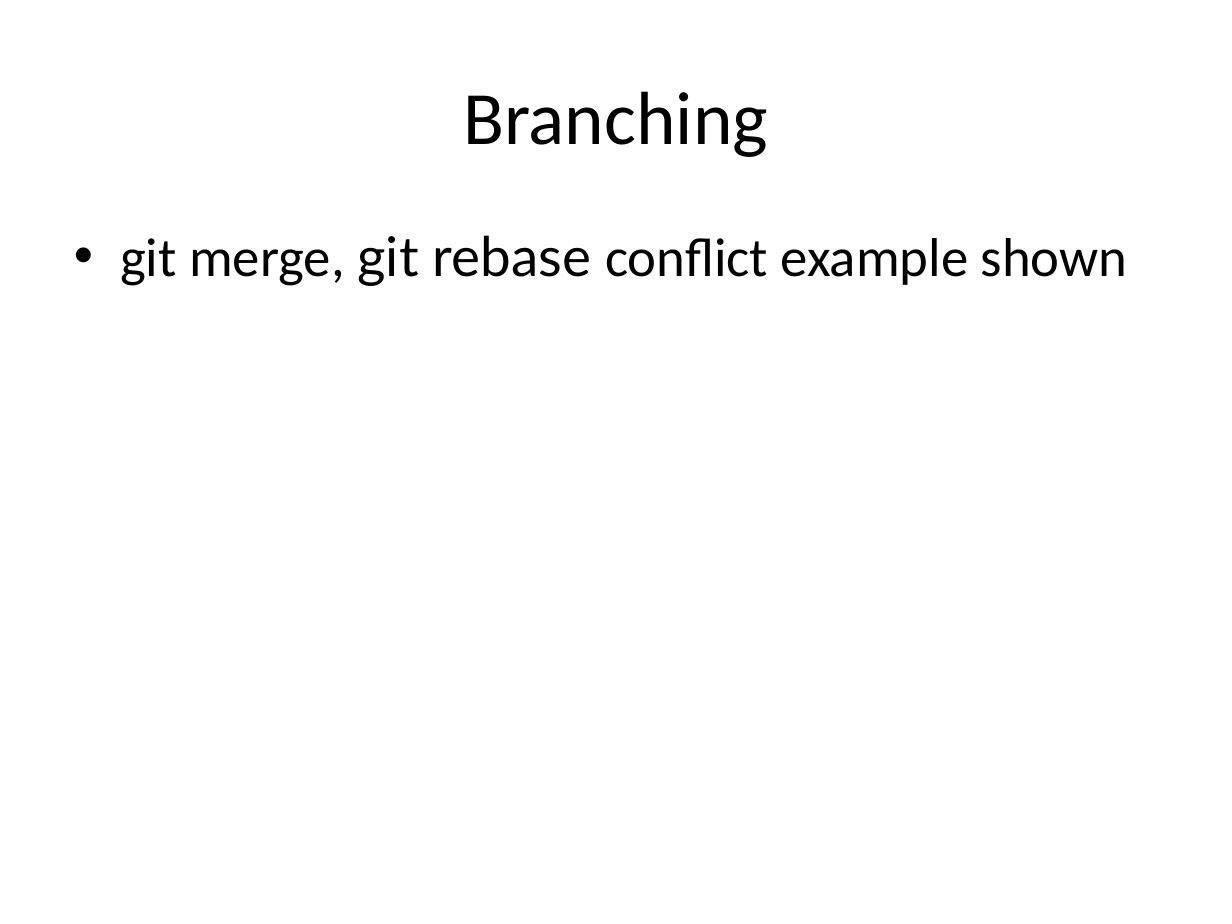
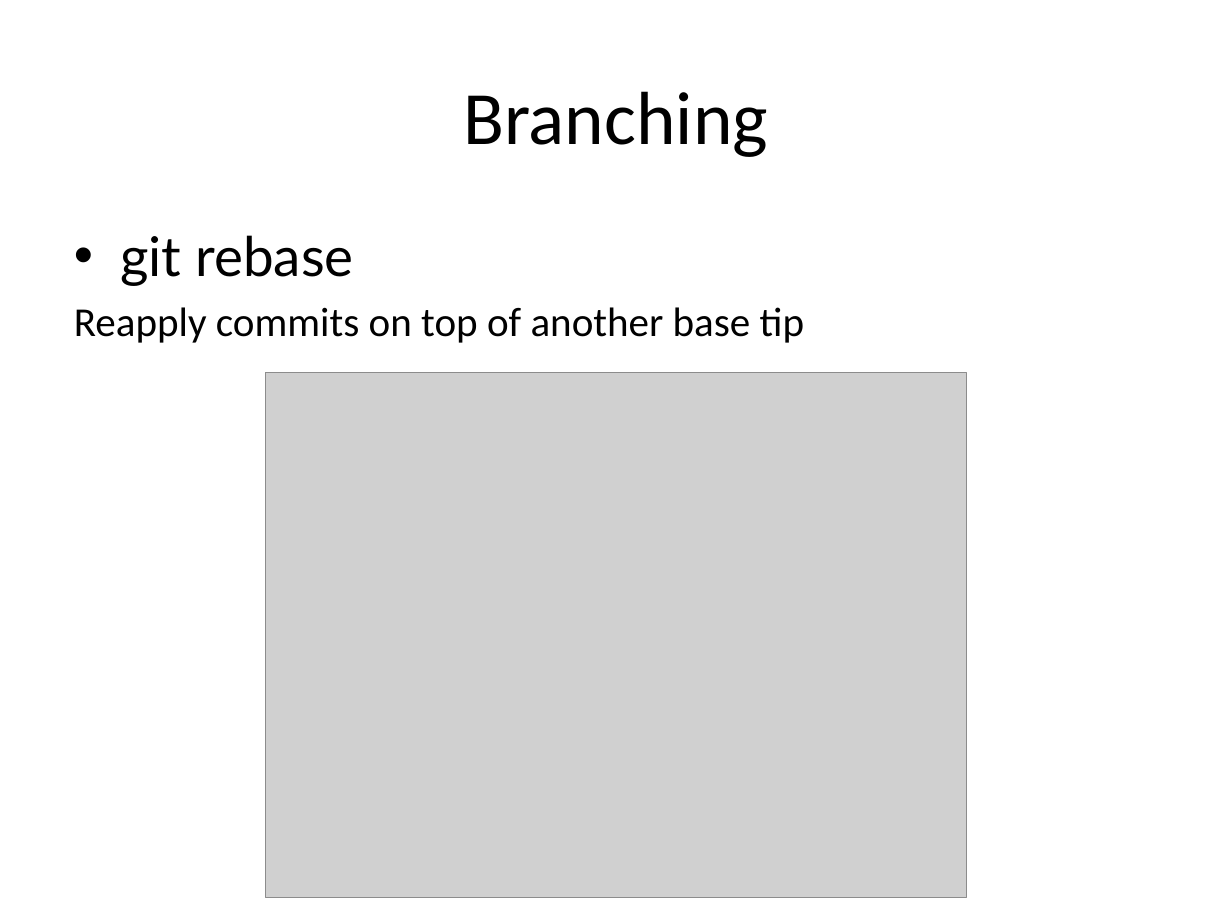
Before and after one commit to duongbach202156/git-test, a slide deck: slide 14 of src/main/resources/Git_Slide.pptx (slide 12 before the commit). Drawn at 1232x924 pixels with LibreOffice and Linux fonts; fonts in the diff are those of the drawing; grey boxes stand for pictures. Boxes give left, top, right and bottom in pixels: in the first picture for what was removed or moved away, otherwise in the second. Text is boxed around its words. In the diff, an @@ line names an element or a change of style, - is before the commit and + after.

```diff
--- a/src/main/resources/Git_Slide.pptx
+++ b/src/main/resources/Git_Slide.pptx
@@ text at [74,235,804,343]: text changed; size 32 to 24 pt @@
-• git merge, git rebase conflict example shown
+• git rebase
+Reapply commits on top of another base tip
@@ picture added at [266,372,967,897] @@
```
Also in this commit, not shown: 8 other slides changed, 7 slides added.
